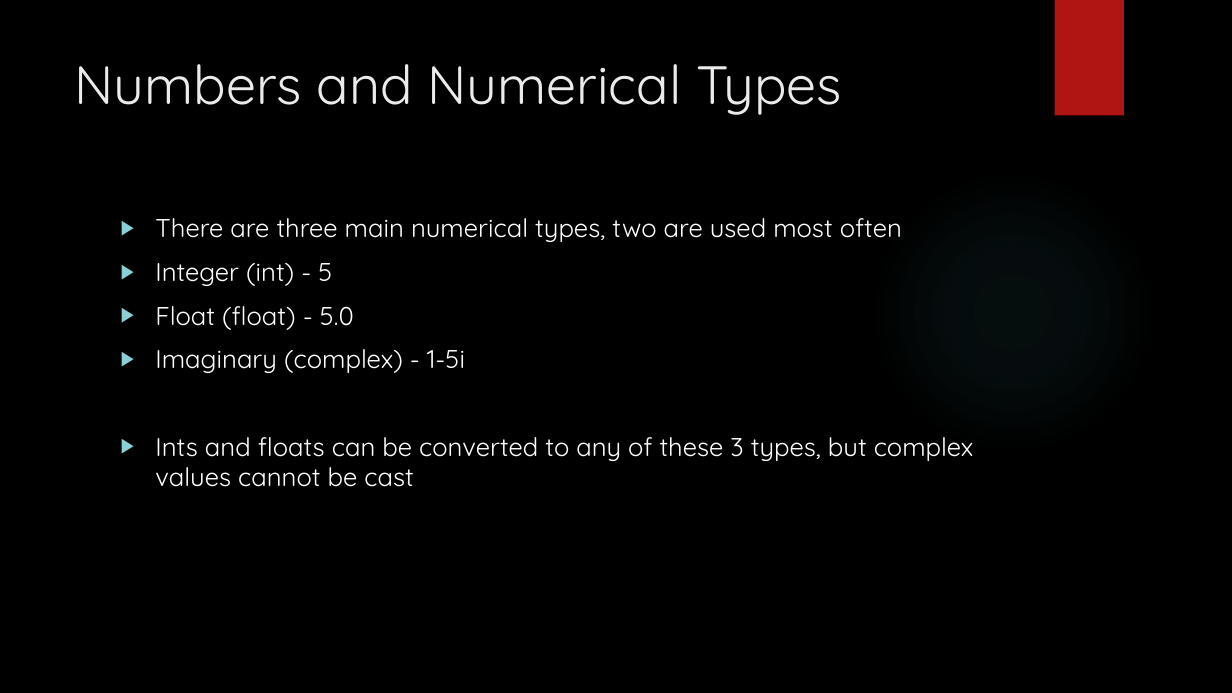
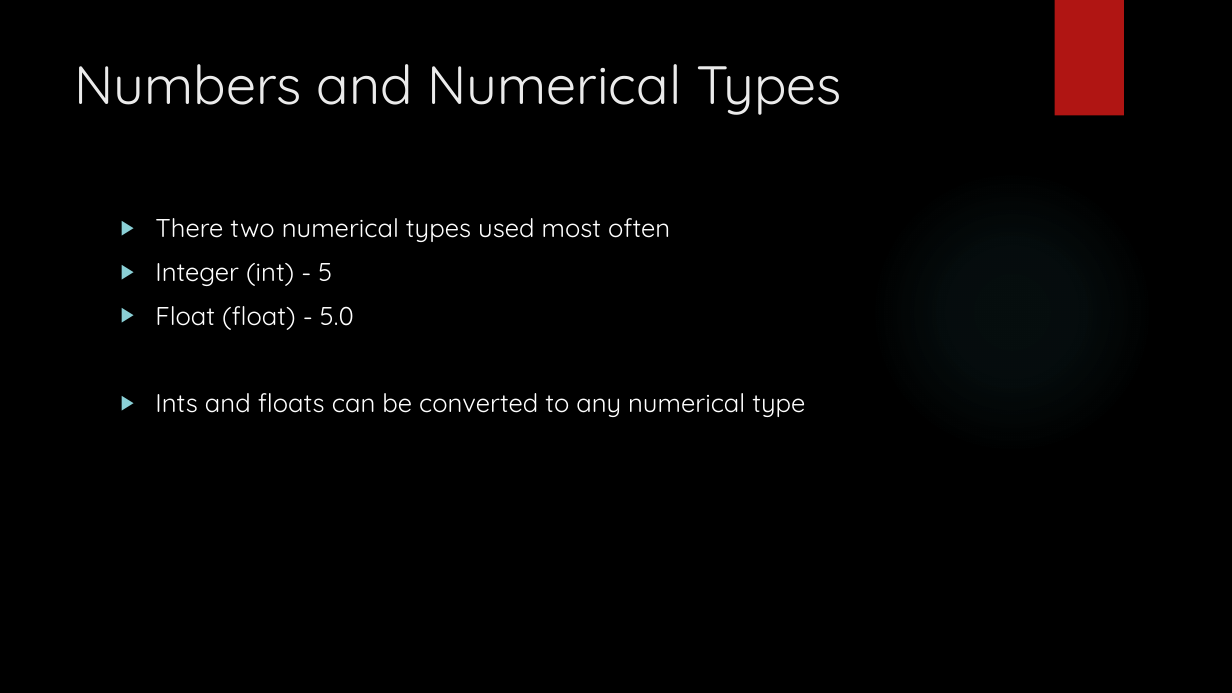
Before and after one commit to siddbose97/pythonWorkshop, a slide deck: slide 31 of pythonpresentation.pptx. Drawn at 1232x693 pixels with LibreOffice and Linux fonts; fonts in the diff are those of the drawing; background and template pictures are left out. Boxes give left, top, right and bottom in pixels: in the first picture for what was removed or moved away, otherwise in the second. Text is boxed around its words. In the diff, an @@ line names an element or a change of style, - is before the commit and + after.

```diff
--- a/pythonpresentation.pptx
+++ b/pythonpresentation.pptx
@@ text at [155, 218, 670, 242]: text changed @@
-▶ There are three main numerical types, two are used most often
+▶ There two numerical types used most often
@@ text at [155, 393, 805, 417]: text changed @@
-▶ Imaginary (complex) - 1-5i
-▶ Ints and floats can be converted to any of these 3 types, but complex values cannot be cast
+▶ Ints and floats can be converted to any numerical type
```
Also in this commit, not shown: 14 other slides changed, 4 other files.
